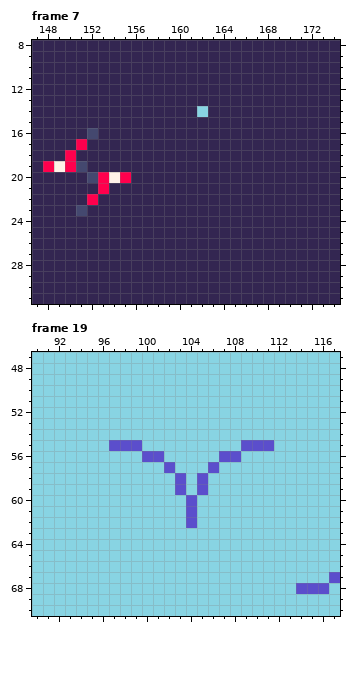
Pixel-art file, stored at mockup.aseprite. The picture above was drawn from the file before the commit.
192x144 pixels, 19 frames. Colours within 5 levels of each other are drawn and written as one. Shown: frame 7: x 147..174, y 8..31; frame 19: x 90..117, y 47..70.
The same view after the edit:
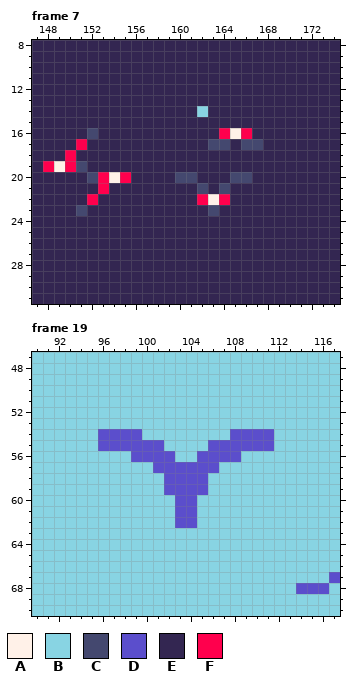
Palette (. is transparent): A #fff1e8  B #88d4e3  C #44486f  D #5b4ecc  E #332651  F #ff004d
The exact change:
Frame 7, layer "Layer 2":
y 16: x 164..166 EEE -> FAF
y 17: x 163..164 EE -> CC; x 166..167 EE -> CC
y 20: x 160..161 EE -> CC; x 165..166 EE -> CC
y 21: x 162 E -> C; x 164 E -> C
y 22: x 162..164 EEE -> FAF
y 23: x 163 E -> C
Frame 19, layer "Layer 2":
y 54: x 96..99 BBBB -> DDDD; x 108..111 BBBB -> DDDD
y 55: x 96 B -> D; x 100..101 BB -> DD; x 106..108 BBB -> DDD
y 56: x 99 B -> D; x 102 B -> D; x 105..106 BB -> DD
y 57: x 101 B -> D; x 103..105 BBB -> DDD
y 58..59: x 102 B -> D; x 104 B -> D
y 60..62: x 103 B -> D
